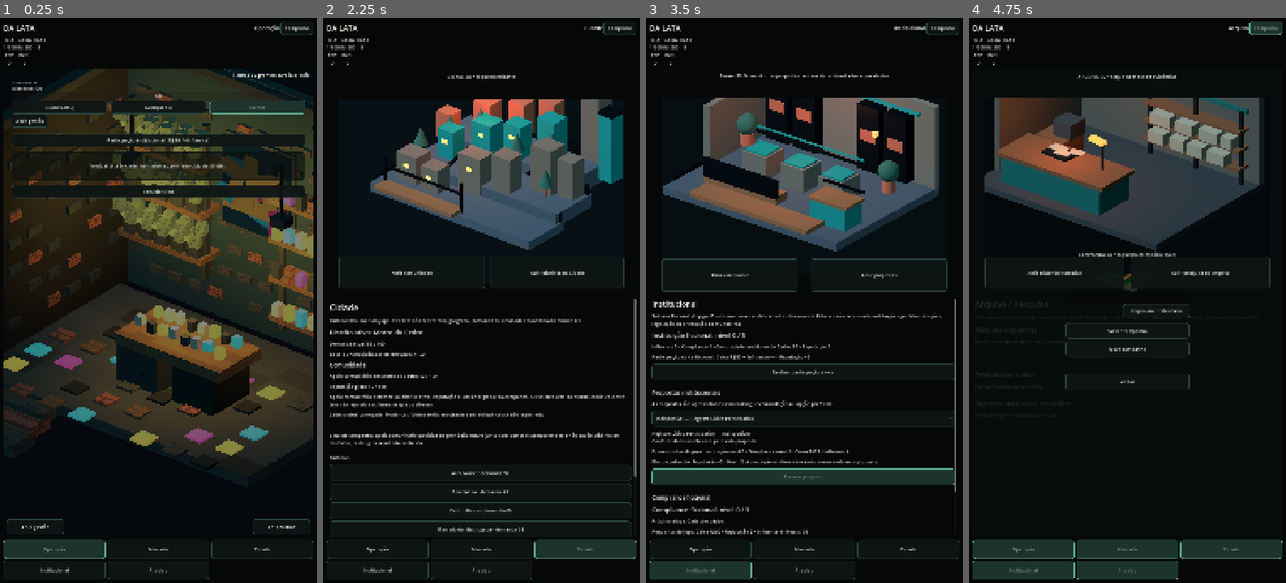
Above: before the commit, frames 1-4 (left to right).
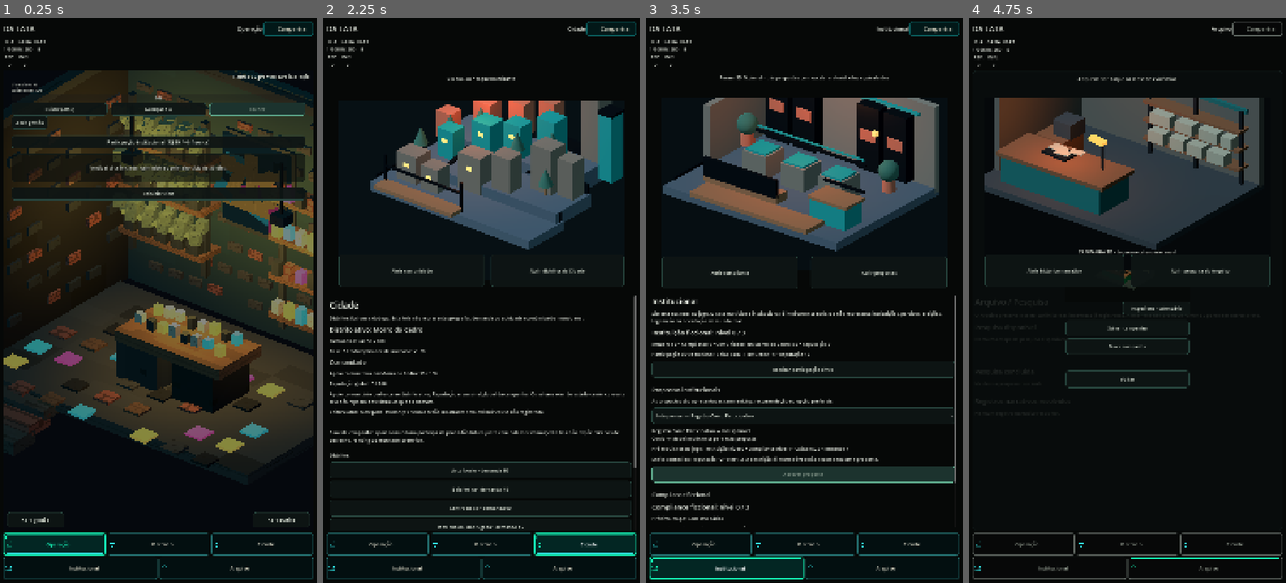
Above: after the commit, the same moments.

Repository: az1nn/growing-rio
Game: Godot game, scene res://scenes/shell/game_shell.tscn
Two runs of this game, one before a commit and one after it. Both use one fixed random seed, a clock stepped at 60 frames per second and the inputs below.
Inputs:
- Up to frame 1 (0.25 s): no input
- Up to frame 2 (2.25 s): click "Mercado" at 0.5 s; click "Operação" at 1.25 s; click "Cidade" at 2 s
- Up to frame 3 (3.5 s): click "Institucional" at 2.75 s
- Up to frame 4 (4.75 s): click "Arquivo" at 3.5 s; click "Campanha" at 4.25 s

The runs differ from the first frame. In frame 1, 15% of the frame differs, in the area x 1-99%, y 0-100%; in frame 2, 11%; in frame 3, 13%; in frame 4, 8.1%.

Commit message:
feat(ui): apply approved 3+2 neon navigation

Diff:
--- a/scenes/shell/game_shell.gd
+++ b/scenes/shell/game_shell.gd
@@ -37,7 +37,7 @@
 @onready var institutional_surface: Control = %InstitutionalSurface
 @onready var archive_surface: Control = %ArchiveSurface
 
-@onready var portrait_nav: GridContainer = %PortraitNav
+@onready var portrait_nav: VBoxContainer = %PortraitNav
 @onready var wide_nav: VBoxContainer = %WideNav
 
 @onready var operation_button: Button = %OperationButton
@@ -219,7 +219,6 @@
     wide_nav.visible = wide_layout
     portrait_nav.visible = not wide_layout
     global_status.columns = 5 if wide_layout else 3
-    portrait_nav.columns = 3
     _apply_shell_density()
     _refresh_global_status()
     _refresh_nav_state()
@@ -290,24 +289,35 @@
 func _refresh_nav_state() -> void:
     var modal_active := not active_overlay_id.is_empty()
 
-    operation_button.disabled = modal_active or current_destination == DESTINATION_OPERATION
-    market_button.disabled = modal_active or current_destination == DESTINATION_MARKET
-    city_button.disabled = modal_active or current_destination == DESTINATION_CITY
-    institutional_button.disabled = (
-        modal_active or current_destination == DESTINATION_INSTITUTIONAL
-    )
-    archive_button.disabled = modal_active or current_destination == DESTINATION_ARCHIVE
+    for button in [
+        operation_button,
+        market_button,
+        city_button,
+        institutional_button,
+        archive_button,
+        wide_operation_button,
+        wide_market_button,
+        wide_city_button,
+        wide_institutional_button,
+        wide_archive_button,
+    ]:
+        button.disabled = modal_active
+
+    _set_nav_selected(operation_button, current_destination == DESTINATION_OPERATION)
+    _set_nav_selected(market_button, current_destination == DESTINATION_MARKET)
+    _set_nav_selected(city_button, current_destination == DESTINATION_CITY)
+    _set_nav_selected(institutional_button, current_destination == DESTINATION_INSTITUTIONAL)
+    _set_nav_selected(archive_button, current_destination == DESTINATION_ARCHIVE)
+    _set_nav_selected(wide_operation_button, current_destination == DESTINATION_OPERATION)
+    _set_nav_selected(wide_market_button, current_destination == DESTINATION_MARKET)
+    _set_nav_selected(wide_city_button, current_destination == DESTINATION_CITY)
+    _set_nav_selected(wide_institutional_button, current_destination == DESTINATION_INSTITUTIONAL)
+    _set_nav_selected(wide_archive_button, current_destination == DESTINATION_ARCHIVE)
     campaign_button.disabled = modal_active
 
-    wide_operation_button.disabled = (
-        modal_active or current_destination == DESTINATION_OPERATION
-    )
-    wide_market_button.disabled = modal_active or current_destination == DESTINATION_MARKET
-    wide_city_button.disabled = modal_active or current_destination == DESTINATION_CITY
-    wide_institutional_button.disabled = (
-        modal_active or current_destination == DESTINATION_INSTITUTIONAL
-    )
-    wide_archive_button.disabled = modal_active or current_destination == DESTINATION_ARCHIVE
+func _set_nav_selected(button: Button, selected: bool) -> void:
+    if button.has_method("set_selected"):
+        button.call("set_selected", selected)
 
 func has_campaign_slot() -> bool:
     return campaign_flow.has_slot()
--- a/scenes/shell/game_shell.tscn
+++ b/scenes/shell/game_shell.tscn
@@ -10,6 +10,8 @@
 [ext_resource type="PackedScene" path="res://scenes/visual/campaign_diorama.tscn" id="8_campaign"]
 [ext_resource type="PackedScene" path="res://scenes/visual/narrative_diorama.tscn" id="9_narrative"]
 [ext_resource type="PackedScene" path="res://scenes/visual/finale_diorama.tscn" id="10_finale"]
+[ext_resource type="Script" path="res://scenes/ui/v1/dalata_button.gd" id="11_ui_button"]
+[ext_resource type="Script" path="res://scenes/ui/v1/dalata_nav_tab.gd" id="12_nav_tab"]
 
 [node name="GameShell" type="Control"]
 layout_mode = 3
@@ -72,6 +74,9 @@
 custom_minimum_size = Vector2(116, 48)
 layout_mode = 2
 text = "Campanha"
+script = ExtResource("11_ui_button")
+role = 1
+semantic_action_id = &"campaign/open"
 
 [node name="GlobalStatus" type="GridContainer" parent="Margin/Layout/Header"]
 unique_name_in_owner = true
@@ -125,30 +130,40 @@
 custom_minimum_size = Vector2(0, 64)
 layout_mode = 2
 text = "Operação"
+script = ExtResource("12_nav_tab")
+semantic_action_id = &"navigation/operation"
 
 [node name="WideMarketButton" type="Button" parent="Margin/Layout/ContentRow/WideNav"]
 unique_name_in_owner = true
 custom_minimum_size = Vector2(0, 64)
 layout_mode = 2
 text = "Mercado"
+script = ExtResource("12_nav_tab")
+semantic_action_id = &"navigation/market"
 
 [node name="WideCityButton" type="Button" parent="Margin/Layout/ContentRow/WideNav"]
 unique_name_in_owner = true
 custom_minimum_size = Vector2(0, 64)
 layout_mode = 2
 text = "Cidade"
+script = ExtResource("12_nav_tab")
+semantic_action_id = &"navigation/city"
 
 [node name="WideInstitutionalButton" type="Button" parent="Margin/Layout/ContentRow/WideNav"]
 unique_name_in_owner = true
 custom_minimum_size = Vector2(0, 64)
 layout_mode = 2
 text = "Institucional"
+script = ExtResource("12_nav_tab")
+semantic_action_id = &"navigation/institutional"
 
 [node name="WideArchiveButton" type="Button" parent="Margin/Layout/ContentRow/WideNav"]
 unique_name_in_owner = true
 custom_minimum_size = Vector2(0, 64)
 layout_mode = 2
 text = "Arquivo"
+script = ExtResource("12_nav_tab")
+semantic_action_id = &"navigation/archive"
 
 [node name="SurfaceHost" type="Control" parent="Margin/Layout/ContentRow"]
 custom_minimum_size = Vector2(0, 560)
@@ -285,47 +300,63 @@
 layout_mode = 2
 text = "Voltar"
 
-[node name="PortraitNav" type="GridContainer" parent="Margin/Layout"]
-unique_name_in_owner = true
-layout_mode = 2
-theme_override_constants/h_separation = 6
-theme_override_constants/v_separation = 6
-columns = 3
-
-[node name="OperationButton" type="Button" parent="Margin/Layout/PortraitNav"]
+[node name="PortraitNav" type="VBoxContainer" parent="Margin/Layout"]
+unique_name_in_owner = true
+layout_mode = 2
+theme_override_constants/separation = 6
+
+[node name="TopRow" type="HBoxContainer" parent="Margin/Layout/PortraitNav"]
+layout_mode = 2
+theme_override_constants/separation = 6
+
+[node name="OperationButton" type="Button" parent="Margin/Layout/PortraitNav/TopRow"]
 unique_name_in_owner = true
 custom_minimum_size = Vector2(0, 64)
 layout_mode = 2
 size_flags_horizontal = 3
 text = "Operação"
-
-[node name="MarketButton" type="Button" parent="Margin/Layout/PortraitNav"]
+script = ExtResource("12_nav_tab")
+semantic_action_id = &"navigation/operation"
+
+[node name="MarketButton" type="Button" parent="Margin/Layout/PortraitNav/TopRow"]
 unique_name_in_owner = true
 custom_minimum_size = Vector2(0, 64)
 layout_mode = 2
 size_flags_horizontal = 3
 text = "Mercado"
-
-[node name="CityButton" type="Button" parent="Margin/Layout/PortraitNav"]
+script = ExtResource("12_nav_tab")
+semantic_action_id = &"navigation/market"
+
+[node name="CityButton" type="Button" parent="Margin/Layout/PortraitNav/TopRow"]
 unique_name_in_owner = true
 custom_minimum_size = Vector2(0, 64)
 layout_mode = 2
 size_flags_horizontal = 3
 text = "Cidade"
-
-[node name="InstitutionalButton" type="Button" parent="Margin/Layout/PortraitNav"]
+script = ExtResource("12_nav_tab")
+semantic_action_id = &"navigation/city"
+
+[node name="BottomRow" type="HBoxContainer" parent="Margin/Layout/PortraitNav"]
+layout_mode = 2
+theme_override_constants/separation = 6
+
+[node name="InstitutionalButton" type="Button" parent="Margin/Layout/PortraitNav/BottomRow"]
 unique_name_in_owner = true
 custom_minimum_size = Vector2(0, 64)
 layout_mode = 2
 size_flags_horizontal = 3
 text = "Institucional"
-
-[node name="ArchiveButton" type="Button" parent="Margin/Layout/PortraitNav"]
+script = ExtResource("12_nav_tab")
+semantic_action_id = &"navigation/institutional"
+
+[node name="ArchiveButton" type="Button" parent="Margin/Layout/PortraitNav/BottomRow"]
 unique_name_in_owner = true
 custom_minimum_size = Vector2(0, 64)
 layout_mode = 2
 size_flags_horizontal = 3
 text = "Arquivo"
+script = ExtResource("12_nav_tab")
+semantic_action_id = &"navigation/archive"
 
 [connection signal="pressed" from="Margin/Layout/Header/TitleRow/CampaignButton" to="." method="_on_campaign_pressed"]
 [connection signal="pressed" from="Margin/Layout/ContentRow/WideNav/WideOperationButton" to="." method="_on_operation_pressed"]
@@ -334,8 +365,8 @@
 [connection signal="pressed" from="Margin/Layout/ContentRow/WideNav/WideInstitutionalButton" to="." method="_on_institutional_pressed"]
 [connection signal="pressed" from="Margin/Layout/ContentRow/WideNav/WideArchiveButton" to="." method="_on_archive_pressed"]
 [connection signal="pressed" from="Margin/Layout/ContentRow/SurfaceHost/OverlayHost/OverlayCenter/OverlayCard/OverlayCloseButton" to="." method="_on_overlay_close_pressed"]
-[connection signal="pressed" from="Margin/Layout/PortraitNav/OperationButton" to="." method="_on_operation_pressed"]
-[connection signal="pressed" from="Margin/Layout/PortraitNav/MarketButton" to="." method="_on_market_pressed"]
-[connection signal="pressed" from="Margin/Layout/PortraitNav/CityButton" to="." method="_on_city_pressed"]
-[connection signal="pressed" from="Margin/Layout/PortraitNav/InstitutionalButton" to="." method="_on_institutional_pressed"]
-[connection signal="pressed" from="Margin/Layout/PortraitNav/ArchiveButton" to="." method="_on_archive_pressed"]
+[connection signal="pressed" from="Margin/Layout/PortraitNav/TopRow/OperationButton" to="." method="_on_operation_pressed"]
+[connection signal="pressed" from="Margin/Layout/PortraitNav/TopRow/MarketButton" to="." method="_on_market_pressed"]
+[connection signal="pressed" from="Margin/Layout/PortraitNav/TopRow/CityButton" to="." method="_on_city_pressed"]
+[connection signal="pressed" from="Margin/Layout/PortraitNav/BottomRow/InstitutionalButton" to="." method="_on_institutional_pressed"]
+[connection signal="pressed" from="Margin/Layout/PortraitNav/BottomRow/ArchiveButton" to="." method="_on_archive_pressed"]
Not shown: 1 places in scenes/shell/game_shell.tscn that only renumber resources
